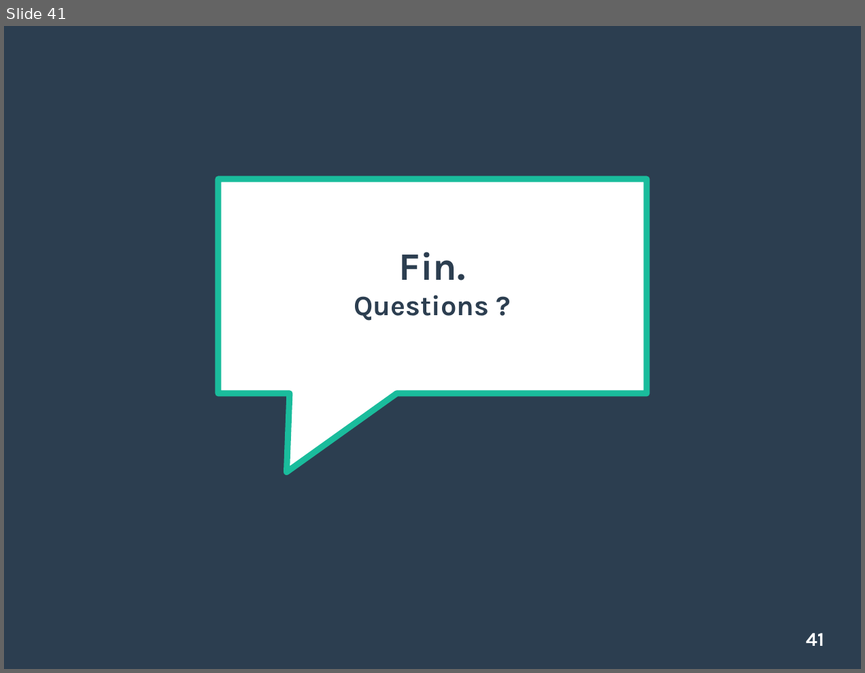
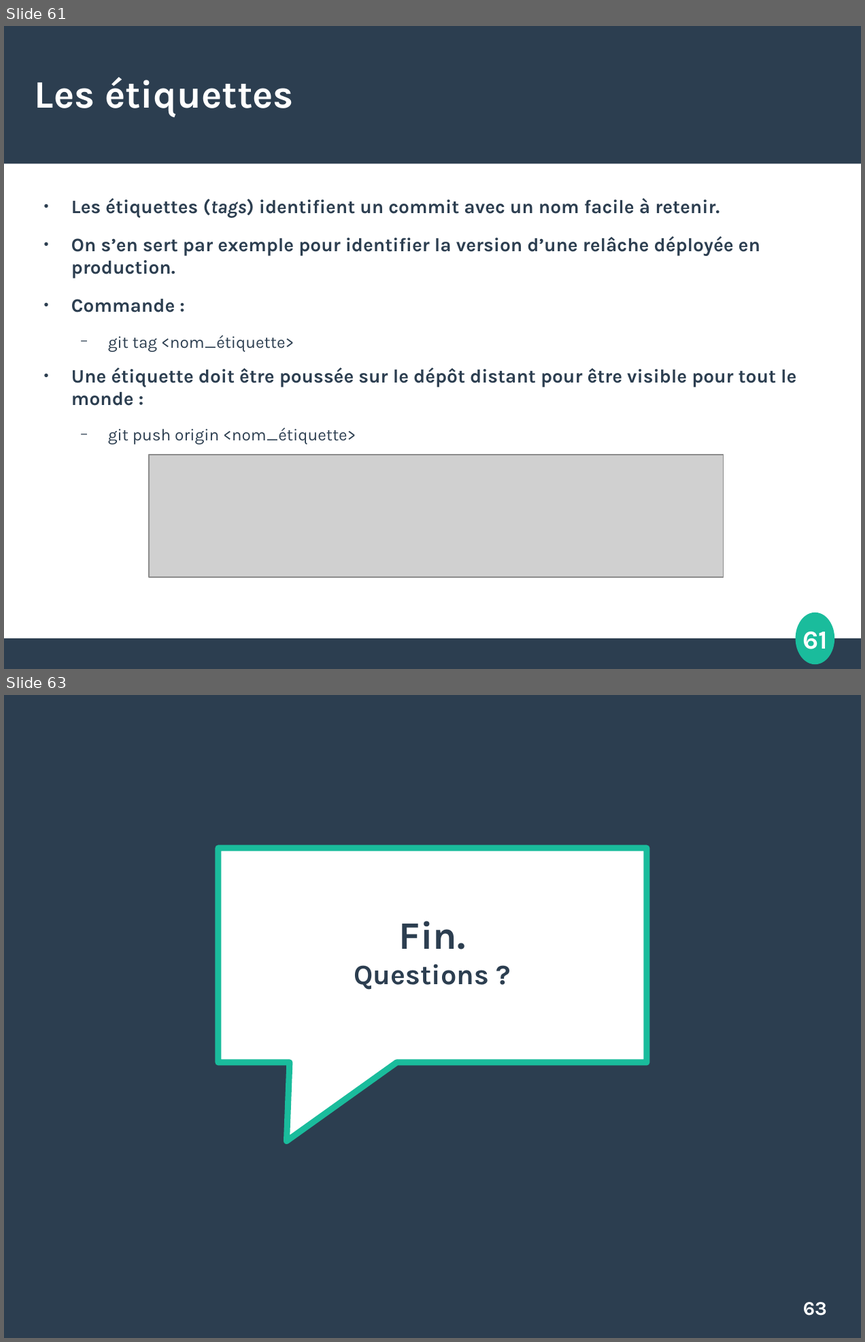
Before and after one commit to etdube/formation_git, a slide deck: Présentation git.odp. Shown one above the other, each under a label of ours: slide 41 before the commit, slides 61 and 63 after it; the slides between them are not shown. The pictures are 865x673 and 865x1342 pixels, drawn with LibreOffice and Linux fonts; fonts in the diff are those of the drawing; grey boxes stand for pictures. Boxes give left, top, right and bottom in pixels: in the first picture for what was removed or moved away, otherwise in the second. Text is boxed around its words. In the diff, an @@ line names an element or a change of style, - is before the commit and + after.

Commit message:
Section branches distantes

```diff
--- a/Présentation git.odp
+++ b/Présentation git.odp
@@ slide 61 added at [4, 26, 861, 669], background #FFFFFF @@
@@ rectangle added at [4, 26, 861, 163], fill #2C3E50 @@
@@ title added at [35, 77, 294, 116], 36 pt, text #FFFFFF, bold @@
+Les étiquettes
@@ text added at [71, 198, 796, 444], 17.6 pt, text #2C3E50, bold @@
+● Les étiquettes (tags) identifient un commit avec un nom facile à retenir.
+● On s’en sert par exemple pour identifier la version d’une relâche déployée en production.
+● Commande :
+  − git tag <nom_étiquette>
+● Une étiquette doit être poussée sur le dépôt distant pour être visible pour tout le monde :
+  − git push origin <nom_étiquette>
@@ picture added at [149, 454, 723, 577] @@
@@ ellipse added at [796, 613, 834, 665], fill #1ABC9C, outline #1ABC9C 0.85 pt @@
@@ page number added at [802, 631, 827, 649], 24 pt, text #FFFFFF, bold @@
+61
@@ rectangle added at [4, 638, 861, 668], fill #2C3E50 @@
@@ what was slide 41 is now slide 63 @@
@@ page number at [803, 1302, 827, 1315]: text changed @@
-41
+63
```
Also in this commit, not shown: 1 slide changed, 21 other slides added.
